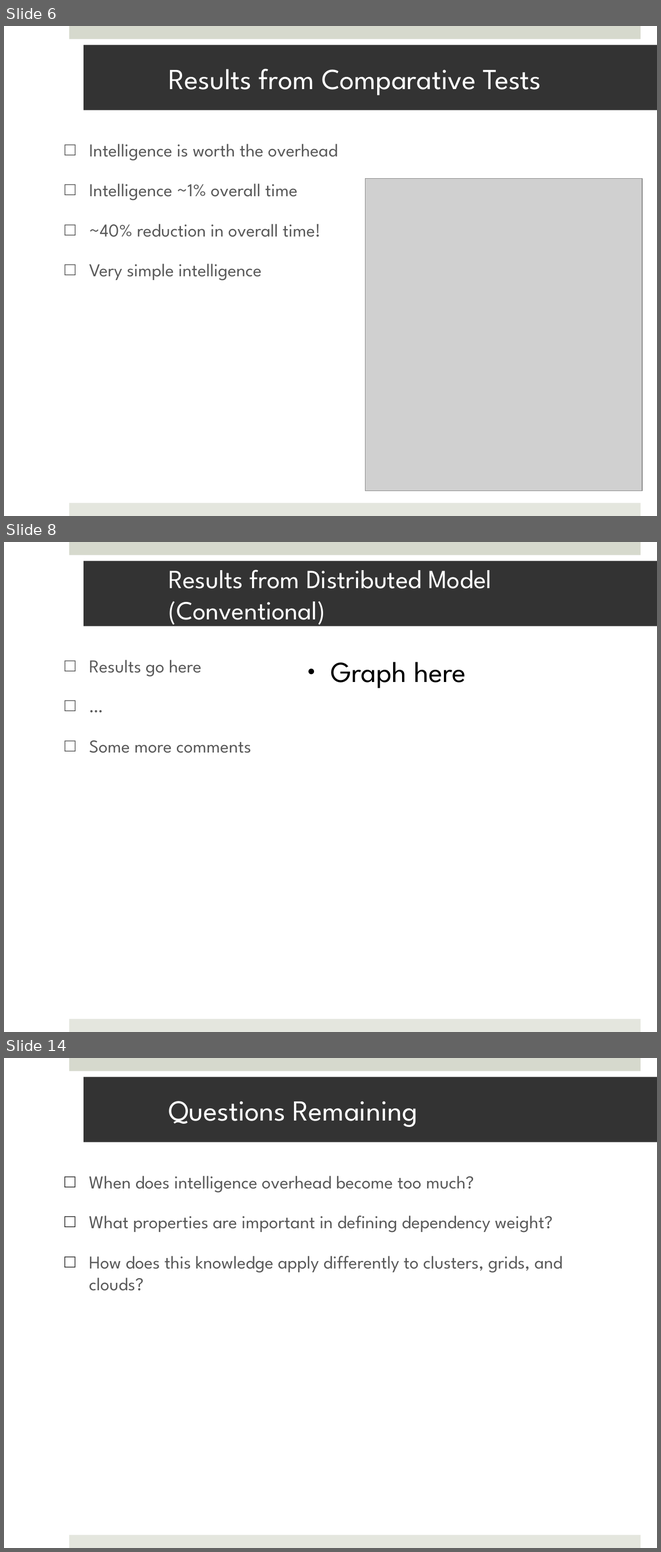
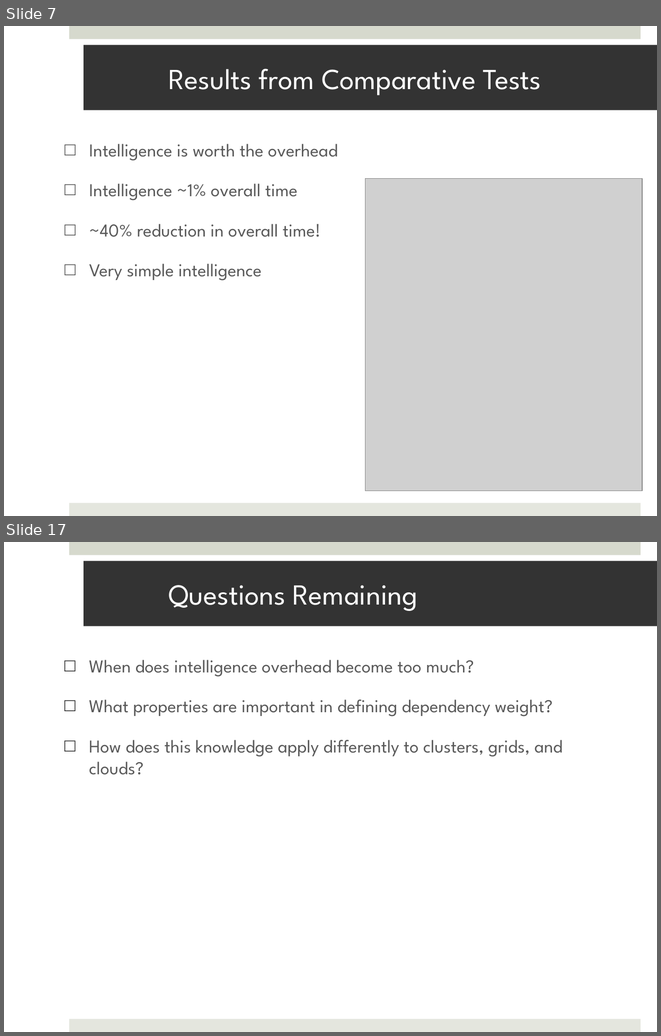
Before and after one commit to saga-project/saga-cpp-legacy-projects, a slide deck: papers/data_intensive/eScience09/RoyalSocietyPresentation.pptx. Shown one above the other, each under a label of ours: slides 6, 8 and 14 before the commit, slides 7 and 17 after it; the slides between them are not shown. The pictures are 661x1552 and 661x1036 pixels, drawn with LibreOffice and Linux fonts; fonts in the diff are those of the drawing; grey boxes stand for pictures; background and template pictures are left out. Boxes give left, top, right and bottom in pixels: in the first picture for what was removed or moved away, otherwise in the second. Text is boxed around its words. In the diff, an @@ line names an element or a change of style, - is before the commit and + after.

Commit message:
Changed presentation  (waiting on Chris' results)

```diff
--- a/papers/data_intensive/eScience09/RoyalSocietyPresentation.pptx
+++ b/papers/data_intensive/eScience09/RoyalSocietyPresentation.pptx
@@ slide 8 removed at [4, 542, 657, 1032], background #FFFFFF; not listed: 2 template elements that a slide beside it also shows @@
@@ title removed at [84, 561, 657, 626] @@
-Results from Distributed Model
-(Conventional)
@@ text removed at [89, 660, 251, 753] @@
-□ Results go here
-□ …
-□ Some more comments
@@ text removed at [330, 662, 466, 688] @@
-● Graph here
@@ what was slide 6 is now slide 7 @@
@@ what was slide 14 is now slide 17 @@
```
Also in this commit, not shown: 8 slides changed, 5 slides added, 1 other slide removed, 1 other file.
